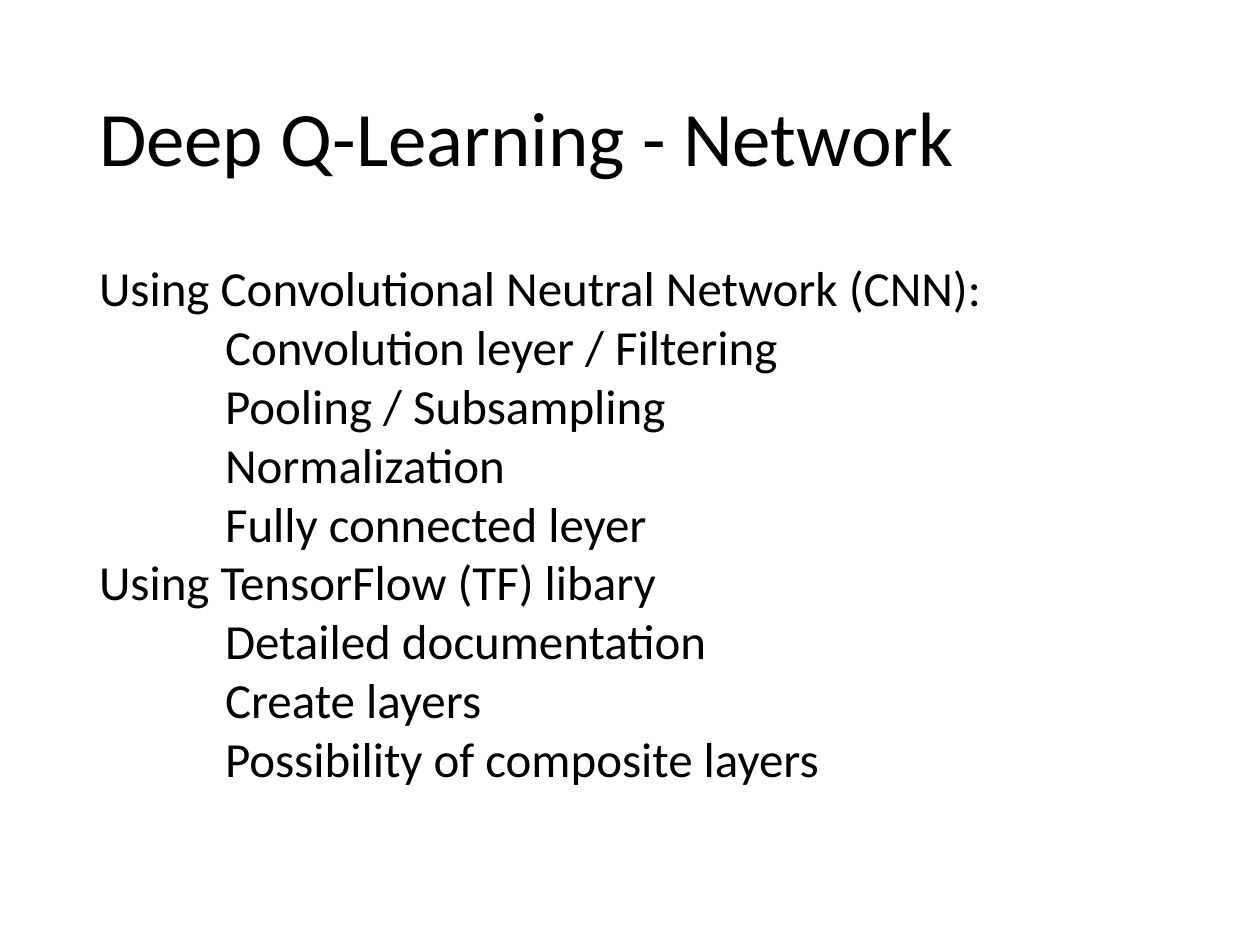
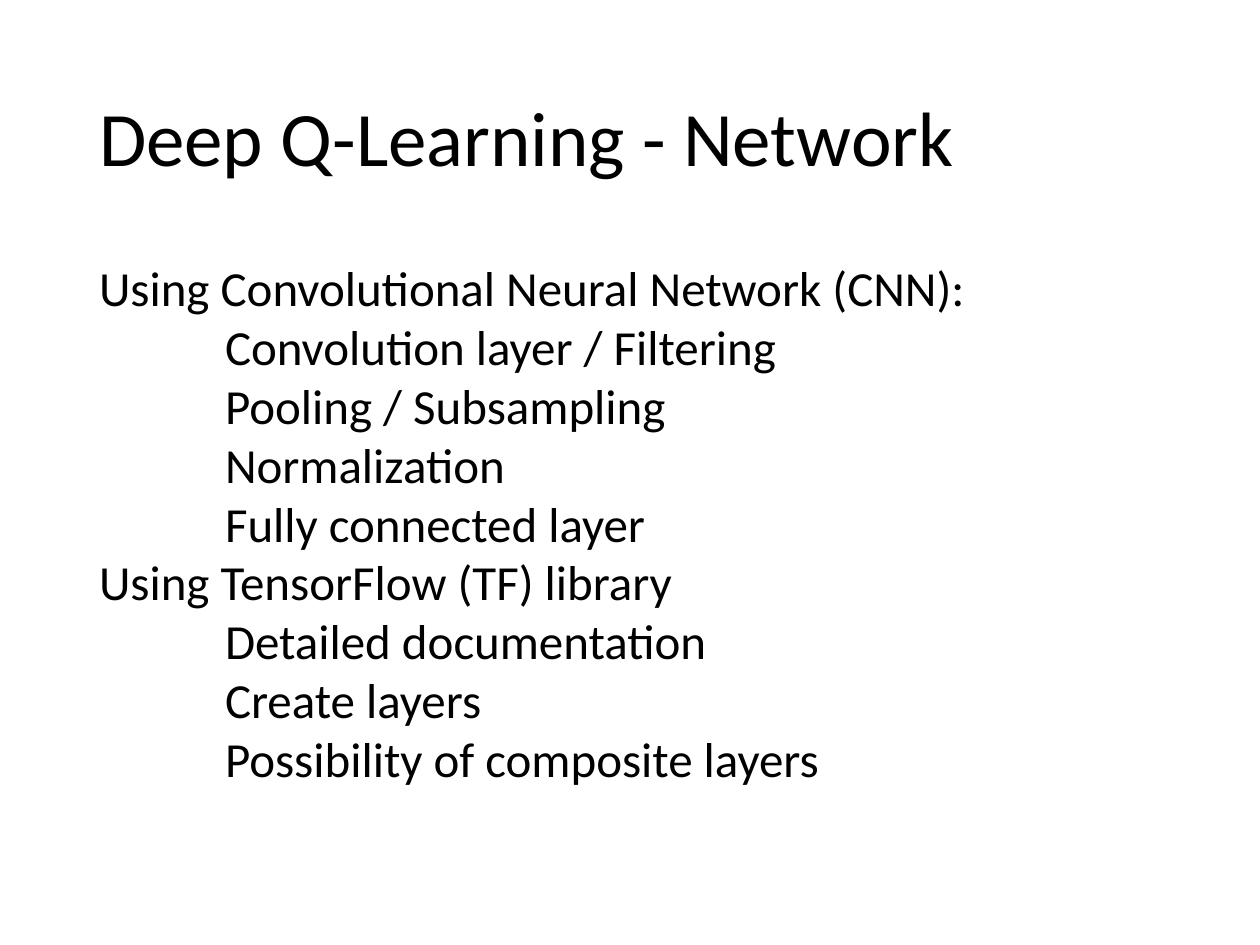
Before and after one commit to antonbulat/SnakeProject, a slide deck: slide 12 of Abgabe_09/Snake_overview.pptx. Drawn at 1260x945 pixels with LibreOffice and Linux fonts; fonts in the diff are those of the drawing. Boxes give left, top, right and bottom in pixels: in the first picture for what was removed or moved away, otherwise in the second. Text is boxed around its words. In the diff, an @@ line names an element or a change of style, - is before the commit and + after.

```diff
--- a/Abgabe_09/Snake_overview.pptx
+++ b/Abgabe_09/Snake_overview.pptx
@@ text at (x1=99, y1=270, x2=964, y2=374): text changed @@
-Using Convolutional Neutral Network (CNN):
-Convolution leyer / Filtering
+Using Convolutional Neural Network (CNN):
+Convolution layer / Filtering
@@ text at (x1=99, y1=508, x2=672, y2=609): text changed @@
-Fully connected leyer
-Using TensorFlow (TF) libary
+Fully connected layer
+Using TensorFlow (TF) library
```
Also in this commit, not shown: 1 other slide changed, 1 other file.
